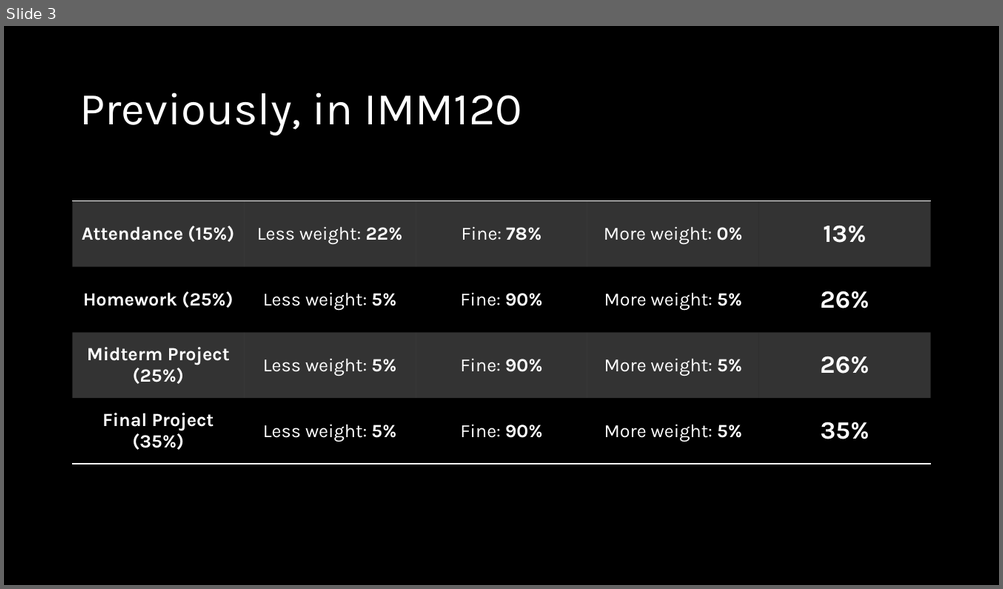
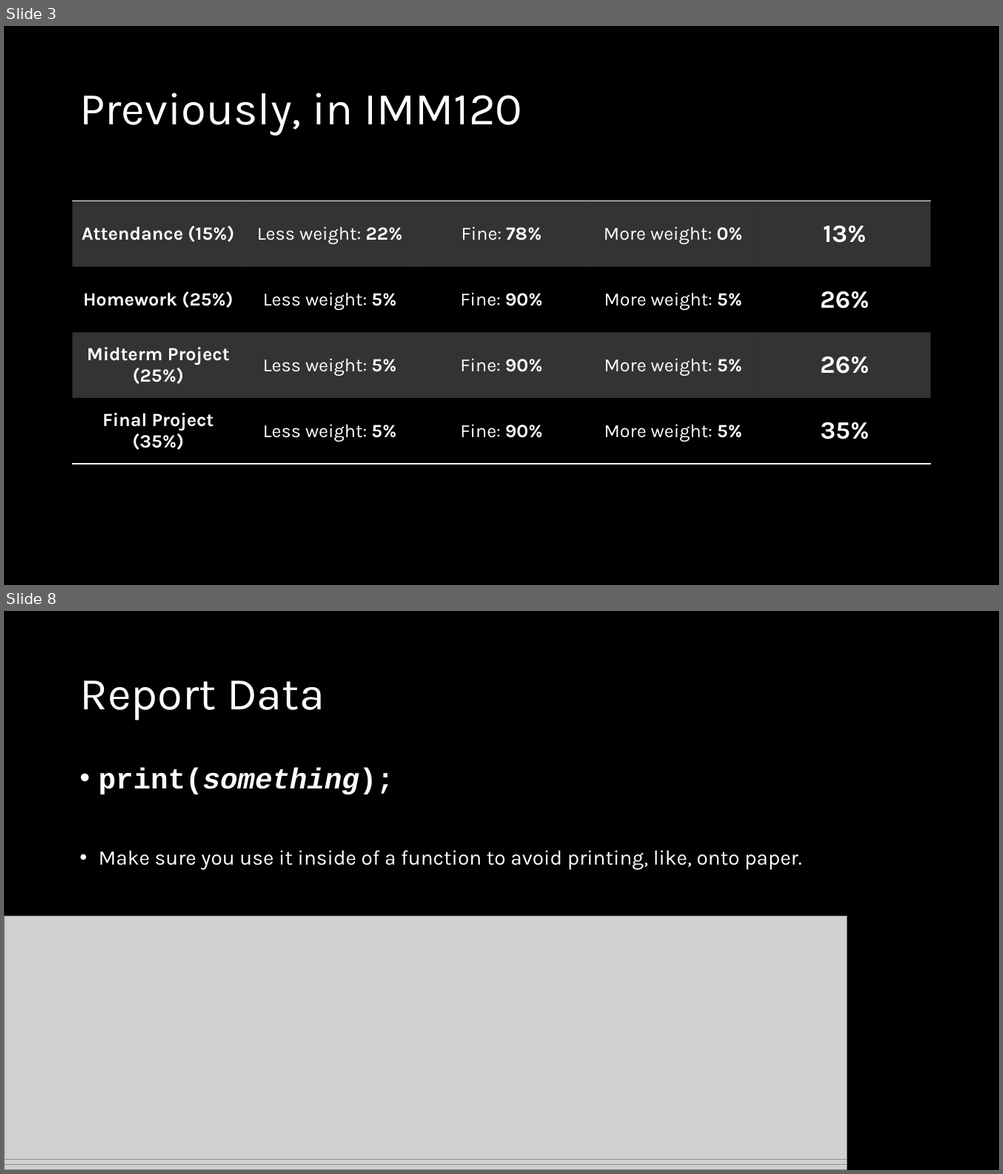
Before and after one commit to crhallberg/IMM120, a slide deck: Presentations/Sept 11 - Class 2.pptx. Shown one above the other, each under a label of ours: slide 3 before the commit, slides 3 and 8 after it; the slides between them are not shown. The pictures are 1003x589 and 1003x1174 pixels, drawn with LibreOffice and Linux fonts; fonts in the diff are those of the drawing; grey boxes stand for pictures. Boxes give left, top, right and bottom in pixels: in the first picture for what was removed or moved away, otherwise in the second. Text is boxed around its words. In the diff, an @@ line names an element or a change of style, - is before the commit and + after.

```diff
--- a/Presentations/Sept 11 - Class 2.pptx
+++ b/Presentations/Sept 11 - Class 2.pptx
@@ slide 8 added at [4, 611, 999, 1170], background #000000 @@
@@ title added at [79, 681, 324, 721], 44 pt, text #FFFFFF @@
+Report Data
@@ text added at [99, 768, 802, 870], 20 pt, text #FFFFFF @@
+• print(something);
+• Make sure you use it inside of a function to avoid printing, like, onto paper.
@@ picture added at [4, 920, 846, 1165] @@
@@ picture added at [4, 916, 846, 1160] @@
@@ picture added at [4, 926, 846, 1170] @@
```
Also in this commit, not shown: 13 other slides added, 3 other files.
